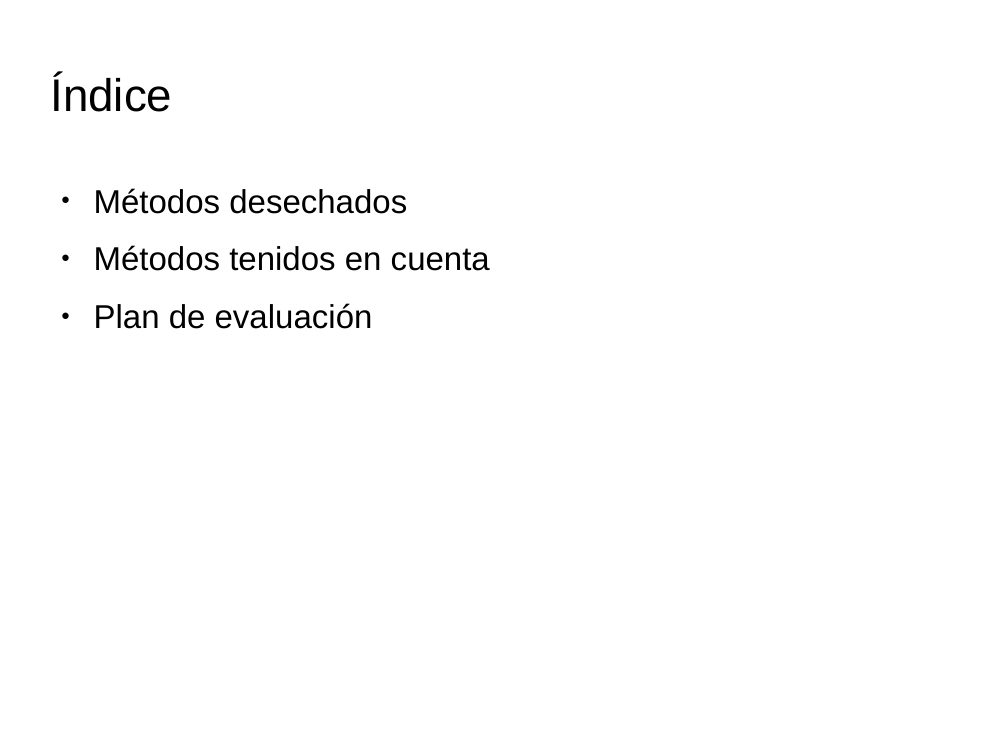
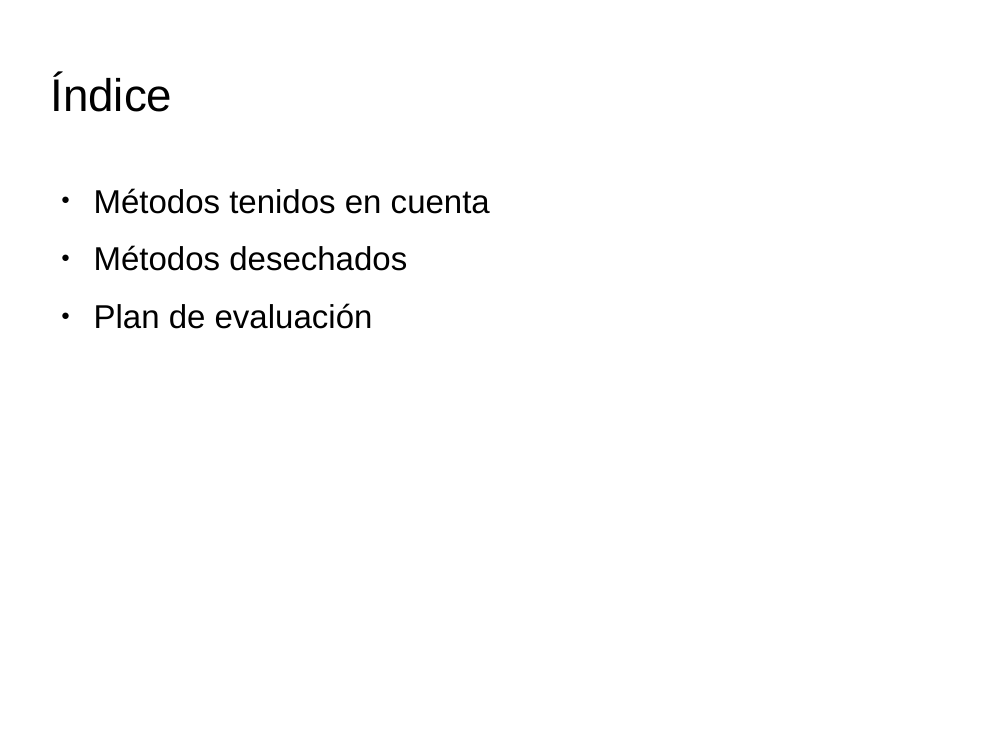
Before and after one commit to spolex/MakeStrong, a slide deck: slide 2 of IPC_doc/actividad7.3/plan_evaluación.odp. Drawn at 1008x756 pixels with LibreOffice and Linux fonts; fonts in the diff are those of the drawing; background and template pictures are left out. Boxes give left, top, right and bottom in pixels: in the first picture for what was removed or moved away, otherwise in the second. Text is boxed around its words. In the diff, an @@ line names an element or a change of style, - is before the commit and + after.

```diff
--- a/IPC_doc/actividad7.3/plan_evaluación.odp
+++ b/IPC_doc/actividad7.3/plan_evaluación.odp
@@ text at (94, 188, 490, 214): paragraph added @@
+● Métodos tenidos en cuenta
@@ text at (94, 245, 490, 271): paragraph removed @@
-● Métodos tenidos en cuenta
```
Also in this commit, not shown: 1 other slide changed, 12 slides added, 1 other file.
